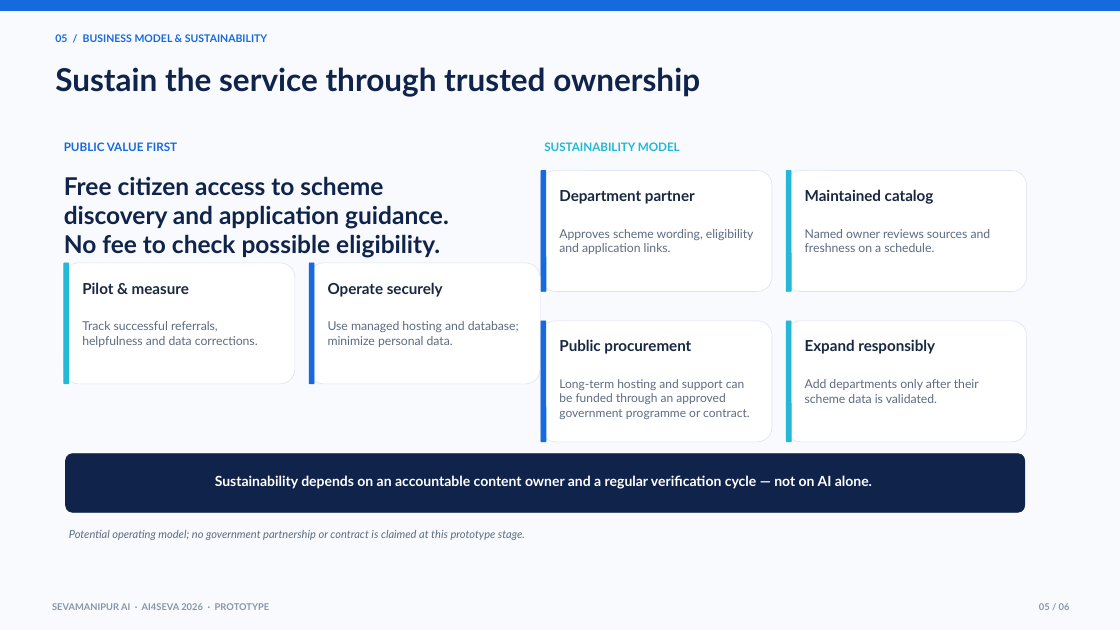
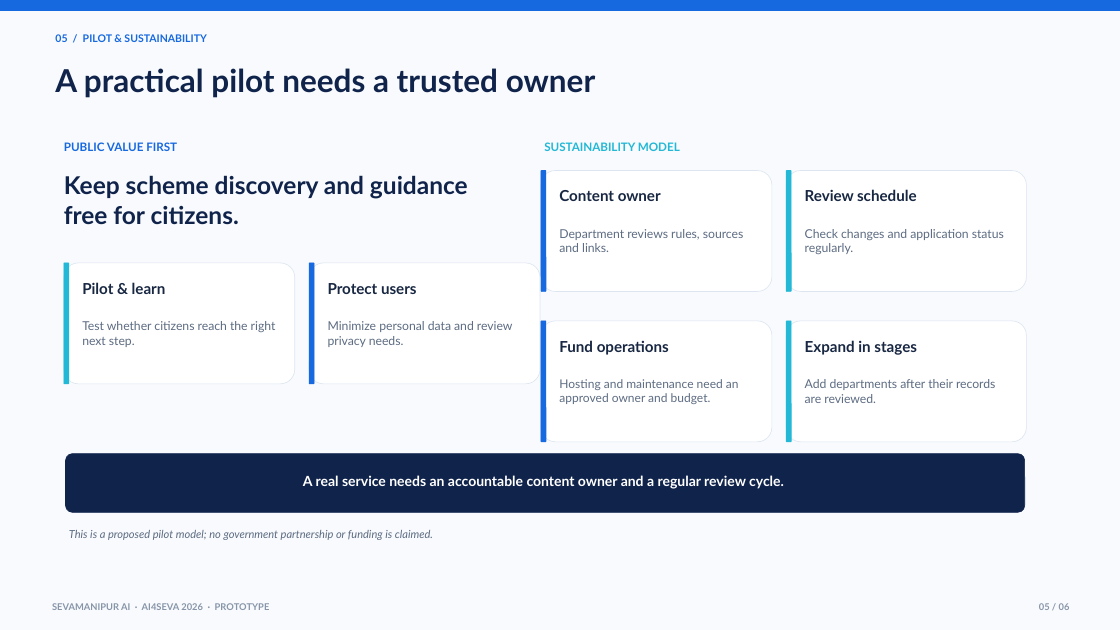
Before and after one commit to Tinkerer79/sevaAi, a slide deck: slide 5 of SevaManipur_AI4SEVA_SW01.pptx. Drawn at 1120x630 pixels with LibreOffice and Linux fonts; fonts in the diff are those of the drawing. Boxes give left, top, right and bottom in pixels: in the first picture for what was removed or moved away, otherwise in the second. Text is boxed around its words. In the diff, an @@ line names an element or a change of style, - is before the commit and + after.

```diff
--- a/SevaManipur_AI4SEVA_SW01.pptx
+++ b/SevaManipur_AI4SEVA_SW01.pptx
@@ text at box(55, 34, 206, 42): text changed @@
-05 / BUSINESS MODEL & SUSTAINABILITY
+05 / PILOT & SUSTAINABILITY
@@ text at box(55, 68, 596, 98): text changed @@
-Sustain the service through trusted ownership
+A practical pilot needs a trusted owner
@@ text at box(64, 175, 468, 225): text changed @@
-Free citizen access to scheme discovery and application guidance. No fee to check possible eligibility.
+Keep scheme discovery and guidance free for citizens.
@@ text at box(559, 190, 661, 201): text changed @@
-Department partner
+Content owner
@@ text at box(805, 189, 917, 201): text changed @@
-Maintained catalog
+Review schedule
@@ text at box(559, 229, 744, 252): text changed @@
-Approves scheme wording, eligibility and application links.
+Department reviews rules, sources and links.
@@ text at box(805, 229, 1004, 254): text changed @@
-Named owner reviews sources and freshness on a schedule.
+Check changes and application status regularly.
@@ text at box(82, 282, 166, 294): text changed @@
-Pilot & measure
+Pilot & learn
@@ text at box(328, 283, 417, 294): text changed @@
-Operate securely
+Protect users
@@ text at box(82, 321, 276, 347): text changed @@
-Track successful referrals, helpfulness and data corrections.
+Test whether citizens reach the right next step.
@@ text at box(328, 321, 513, 347): text changed @@
-Use managed hosting and database; minimize personal data.
+Minimize personal data and review privacy needs.
@@ text at box(559, 340, 669, 355): text changed @@
-Public procurement
+Fund operations
@@ text at box(805, 340, 917, 355): text changed @@
-Expand responsibly
+Expand in stages
@@ text at box(559, 379, 739, 404): text changed @@
-Long-term hosting and support can be funded through an approved government programme or contract.
+Hosting and maintenance need an approved owner and budget.
@@ text at box(805, 379, 995, 403): text changed @@
-Add departments only after their scheme data is validated.
+Add departments after their records are reviewed.
@@ text at box(303, 475, 784, 489): text changed @@
-Sustainability depends on an accountable content owner and a regular verification cycle — not on AI alone.
+A real service needs an accountable content owner and a regular review cycle.
@@ text at box(69, 530, 433, 540): text changed @@
-Potential operating model; no government partnership or contract is claimed at this prototype stage.
+This is a proposed pilot model; no government partnership or funding is claimed.
```
Also in this commit, not shown: 5 other slides changed, 8 other files.
